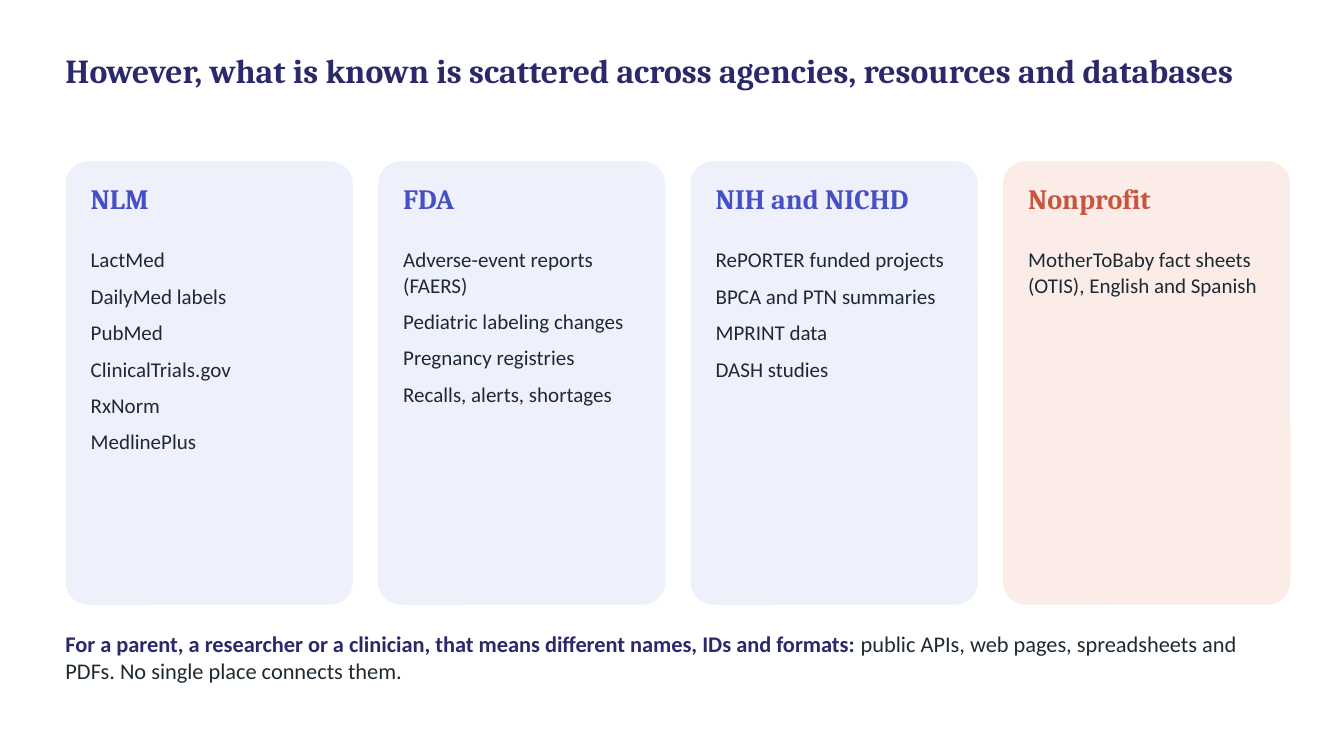
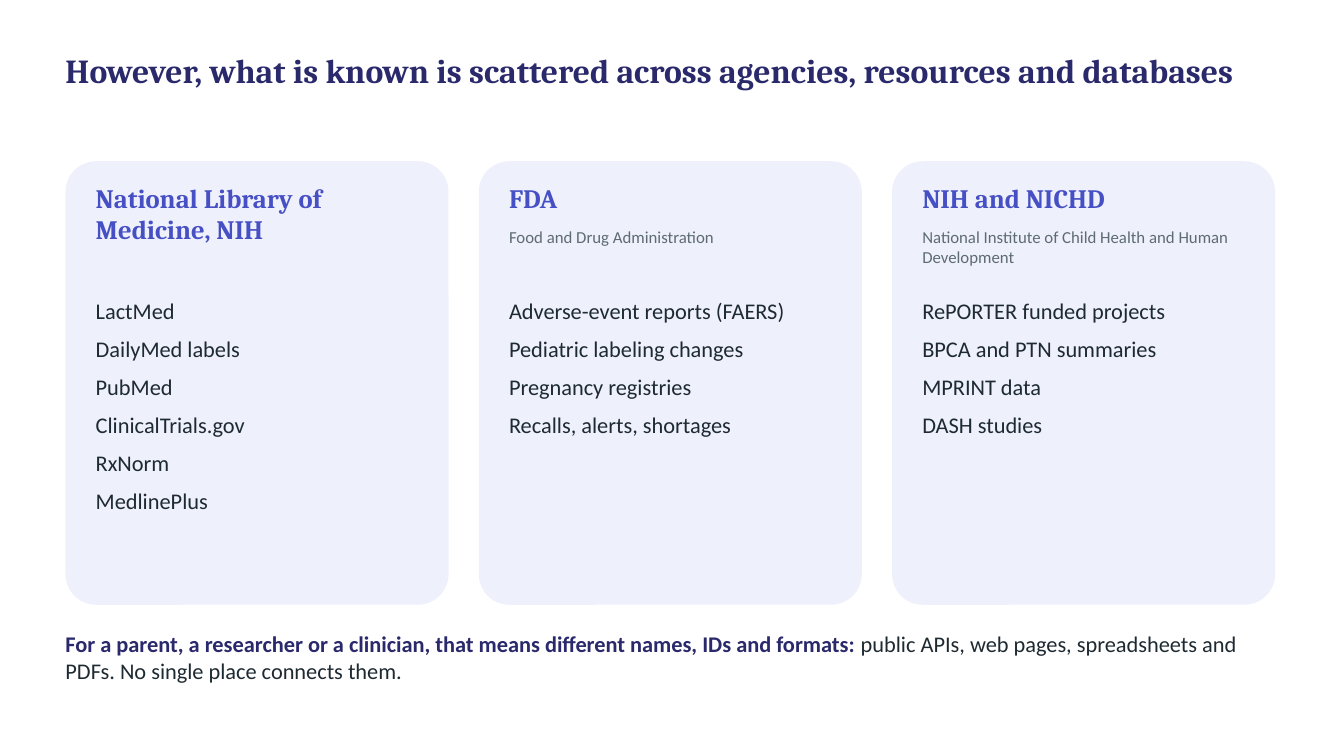
Before and after one commit to gpiat333/Parent-Child-Pharmacology-MCP, a slide deck: slide 7 of presentation/Parent-child Pharmacology MCP — Demo slides.pptx. Drawn at 1344x756 pixels with LibreOffice and Linux fonts; fonts in the diff are those of the drawing. Boxes give left, top, right and bottom in pixels: in the first picture for what was removed or moved away, otherwise in the second. Text is boxed around its words. In the diff, an @@ line names an element or a change of style, - is before the commit and + after.

```diff
--- a/presentation/Parent-child Pharmacology MCP — Demo slides.pptx
+++ b/presentation/Parent-child Pharmacology MCP — Demo slides.pptx
@@ rounded rectangle: place and size @@
-rounded rectangle at box(66, 161, 353, 605)
+rounded rectangle at box(66, 161, 449, 605)
@@ rounded rectangle: place and size @@
-rounded rectangle at box(378, 161, 665, 605)
+rounded rectangle at box(479, 161, 862, 605)
@@ rounded rectangle removed at box(691, 161, 978, 605) @@
@@ rounded rectangle: place and size @@
-rounded rectangle at box(1003, 161, 1291, 605)
+rounded rectangle at box(892, 161, 1275, 605)
@@ rounded rectangle at box(892, 161, 1275, 605): fill #FBECE8 to #EEF0FB @@
@@ text removed at box(91, 190, 149, 209) @@
-NLM
@@ text added at box(96, 189, 322, 243), 19 pt, text #4650C4, bold @@
+National Library of Medicine, NIH
@@ text "FDA": place and size @@
-text "FDA" at box(403, 190, 454, 209)
+text "FDA" at box(509, 190, 557, 208)
@@ text "FDA" at box(509, 190, 557, 208): size 20 to 19 pt @@
@@ text "NIH and NICHD" at box(922, 189, 1105, 208): size 20 to 19 pt @@
@@ text "NIH and NICHD": place and size @@
-text "NIH and NICHD" at box(716, 189, 908, 210)
+text "NIH and NICHD" at box(922, 189, 1105, 208)
@@ text removed at box(1028, 189, 1150, 215) @@
-Nonprofit
@@ text added at box(509, 231, 714, 246), 12 pt, text #5E6B73 @@
+Food and Drug Administration
@@ text added at box(922, 231, 1229, 266), 12 pt, text #5E6B73 @@
+National Institute of Child Health and Human Development
@@ text removed at box(1028, 252, 1257, 297) @@
-MotherToBaby fact sheets (OTIS), English and Spanish
@@ text "LactMed": place and size @@
-text "LactMed" at box(91, 252, 231, 449)
+text "LactMed" at box(96, 303, 245, 509)
@@ text "Adverse-event reports (FAERS)": place and size @@
-text "Adverse-event reports (FAERS)" at box(403, 252, 623, 406)
+text "Adverse-event reports (FAERS)" at box(509, 303, 784, 437)
@@ size 15 to 16 pt in 3 elements at box(96, 303, 245, 509), box(509, 303, 784, 437), box(922, 303, 1165, 433) @@
@@ text "RePORTER funded projects": place and size @@
-text "RePORTER funded projects" at box(716, 252, 944, 377)
+text "RePORTER funded projects" at box(922, 303, 1165, 433)
```
Also in this commit, not shown: 2 other slides changed, 1 slide added, 7 other files.
